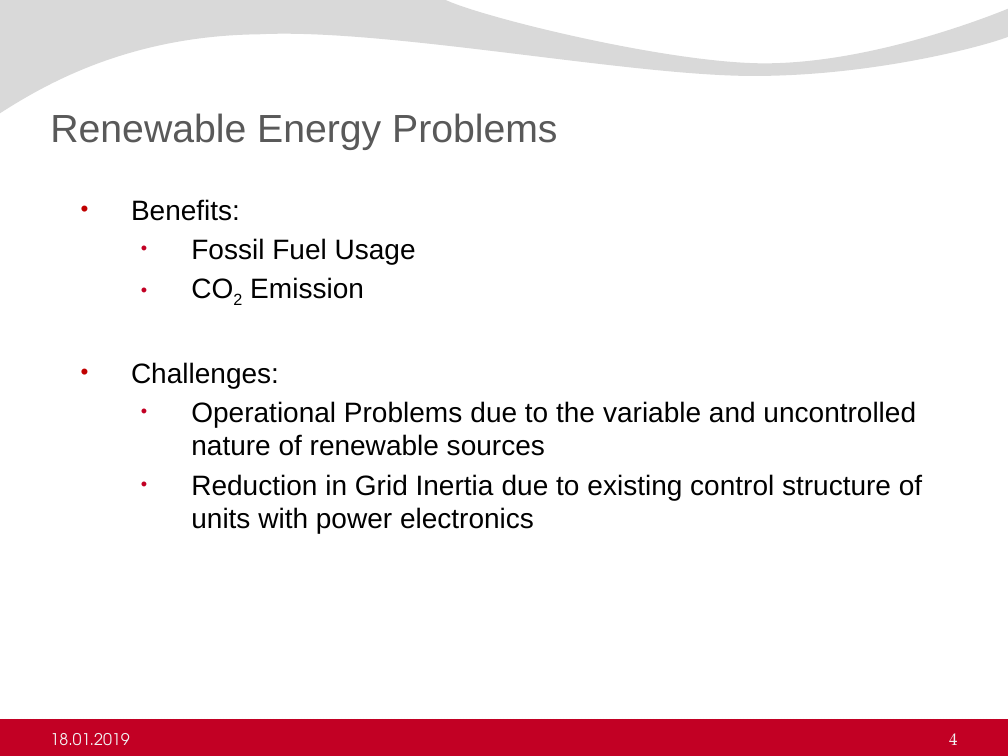
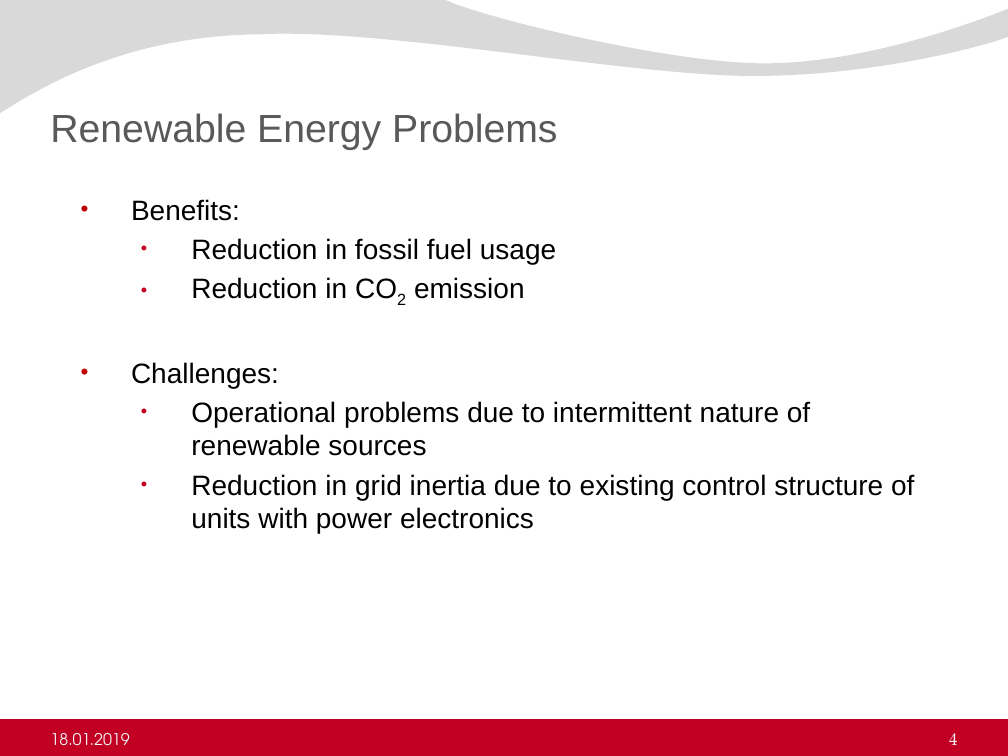
Before and after one commit to ErencanDuymaz/Research, a slide deck: slide 4 of Thesis/Thesis Defence/Erencan_Duymaz_thesis_defence.pptx. Drawn at 1008x756 pixels with LibreOffice and Linux fonts; fonts in the diff are those of the drawing; background and template pictures are left out. Boxes give left, top, right and bottom in pixels: in the first picture for what was removed or moved away, otherwise in the second. Text is boxed around its words. In the diff, an @@ line names an element or a change of style, - is before the commit and + after.

```diff
--- a/Thesis/Thesis Defence/Erencan_Duymaz_thesis_defence.pptx
+++ b/Thesis/Thesis Defence/Erencan_Duymaz_thesis_defence.pptx
@@ text at box(191, 238, 556, 299): text changed @@
-      • Fossil Fuel Usage
-      • CO2 Emission
+      • Reduction in fossil fuel usage
+      • Reduction in CO2 emission
@@ text at box(191, 401, 914, 533): text changed @@
-      • Operational Problems due to the variable and uncontrolled nature of renewable sources
-      • Reduction in Grid Inertia due to existing control structure of units with power electronics
+      • Operational problems due to intermittent nature of renewable sources
+      • Reduction in grid inertia due to existing control structure of units with power electronics
```
Also in this commit, not shown: 14 other slides changed, 1 slide added, 2 other files.
